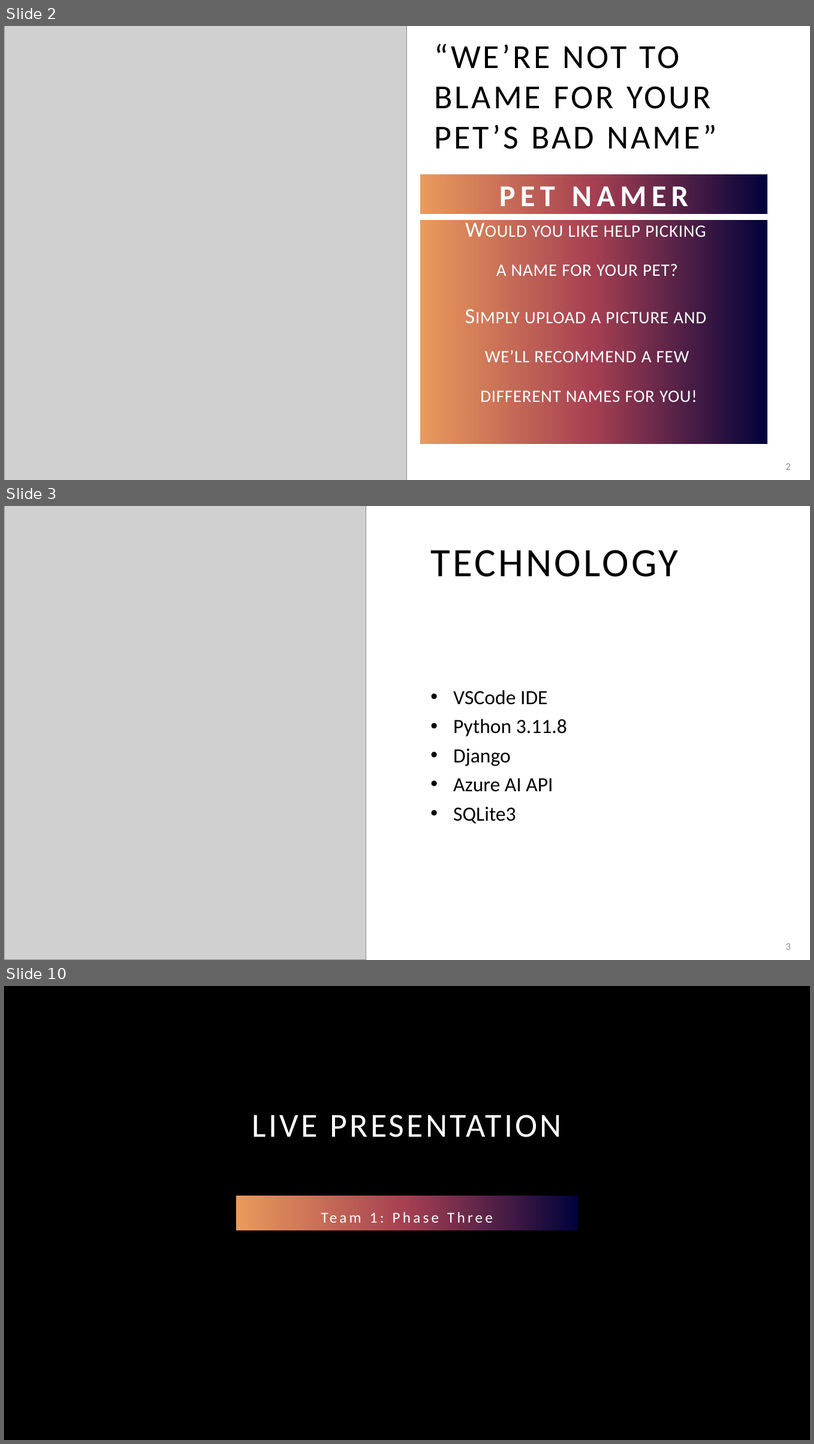
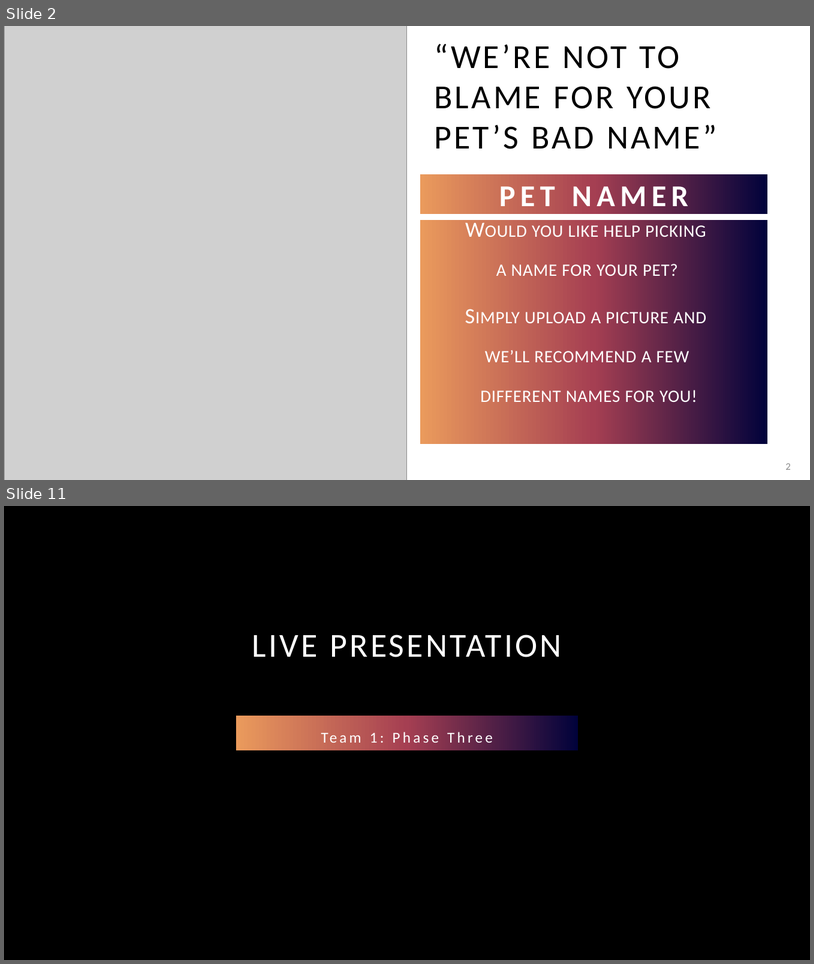
Before and after one commit to adriaonline/CPT200SP24-Team1, a slide deck: Phase 4 Docs/Phase 4 - Presentation.pptx. Shown one above the other, each under a label of ours: slides 2, 3 and 10 before the commit, slides 2 and 11 after it; the slides between them are not shown. The pictures are 814x1444 and 814x964 pixels, drawn with LibreOffice and Linux fonts; fonts in the diff are those of the drawing; grey boxes stand for pictures; background and template pictures are left out. Boxes give left, top, right and bottom in pixels: in the first picture for what was removed or moved away, otherwise in the second. Text is boxed around its words. In the diff, an @@ line names an element or a change of style, - is before the commit and + after.

```diff
--- a/Phase 4 Docs/Phase 4 - Presentation.pptx
+++ b/Phase 4 Docs/Phase 4 - Presentation.pptx
@@ slide 3 removed at <box>4,506,810,960</box>, background #FFFFFF @@
@@ picture removed at <box>4,506,366,960</box> @@
@@ title removed at <box>431,550,678,577</box> @@
-TECHNOLOGY
@@ text removed at <box>453,690,567,823</box> @@
-• VSCode IDE
-• Python 3.11.8
-• Django
-• Azure AI API
-• SQLite3
@@ page number removed at <box>786,943,791,949</box> @@
-3
@@ what was slide 10 is now slide 11 @@
```
Also in this commit, not shown: 8 slides added, 6 other slides removed, 2 other files.
